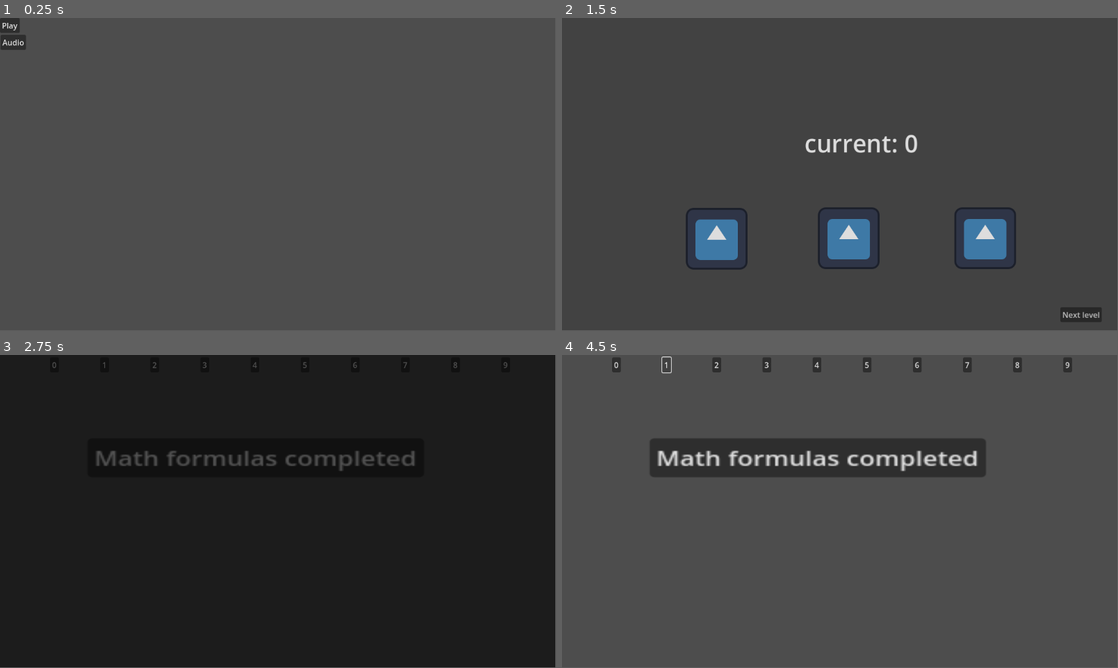
Above: before the commit, frames 1-4 (two rows, left to right).
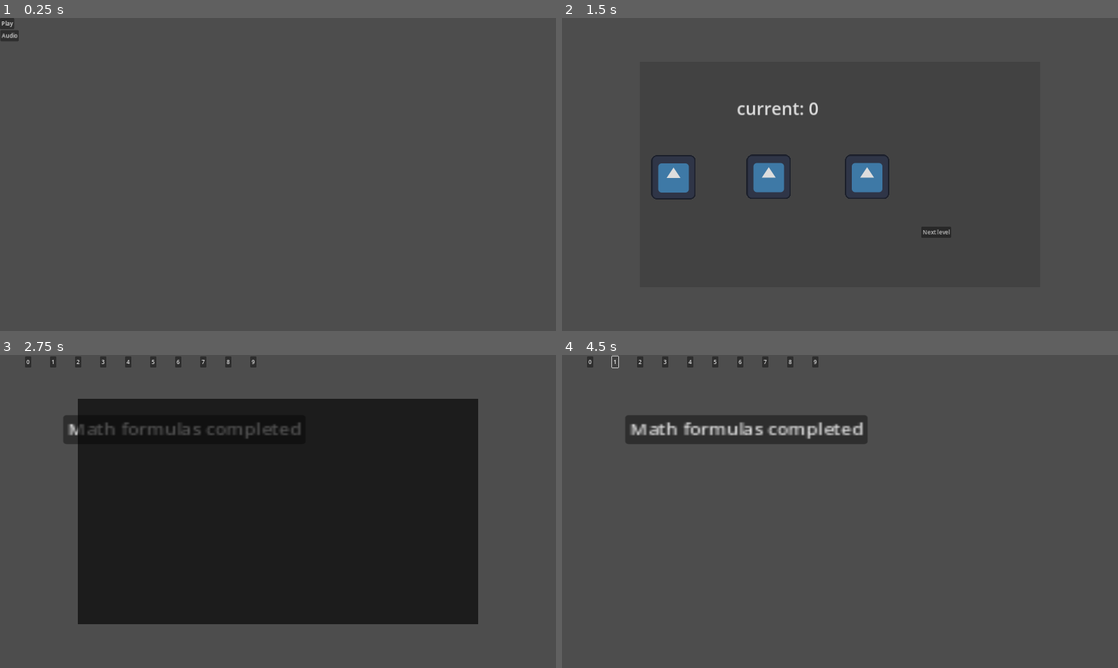
Above: after the commit, the same moments.

Repository: matouseek/game-jam-25
Game: Godot game, scene res://scenes/main_menu.tscn
Same seed, same stepped clock (60 frames per second), same inputs: the game is played once before the commit and once after it. The project has no main scene, so this scene is started directly. The engine's default icon, where the game draws it, is replaced by a stand-in: a white triangle on a blue panel in a dark square. Sound files missing from this copy of the repository are replaced by a short silence.
Inputs:
- Up to frame 1 (0.25 s): no input
- Up to frame 2 (1.5 s): click "Play" at 0.5 s; click "Next level" at 1.25 s
- Up to frame 3 (2.75 s): click "Next level" at 2 s
- Up to frame 4 (4.5 s): click "Math formulas completed" at 2.75 s; click "0" at 3.5 s; click "1" at 4.25 s
In our replay, the window is 799x449 before the commit and 800x450 after it. These sizes can differ from the game's own. Grey fills any space a smaller window leaves; there, only what the larger window draws over its background counts as a difference.

The runs differ from the first frame. In frame 1, 0.2% of the frame differs, in the area x 0-5%, y 0-11%; in frame 2, 6.9%; in frame 3, 49%, in the area x 0-100%, y 0-100%; in frame 4, 9.4%.

Commit message:
resolution changed

Diff:
--- a/project.godot
+++ b/project.godot
@@ -20,7 +20,9 @@
 
 [display]
 
-window/size/resizable=false
+window/size/viewport_width=1600
+window/size/viewport_height=900
+window/stretch/mode="canvas_items"
 
 [input]
 
